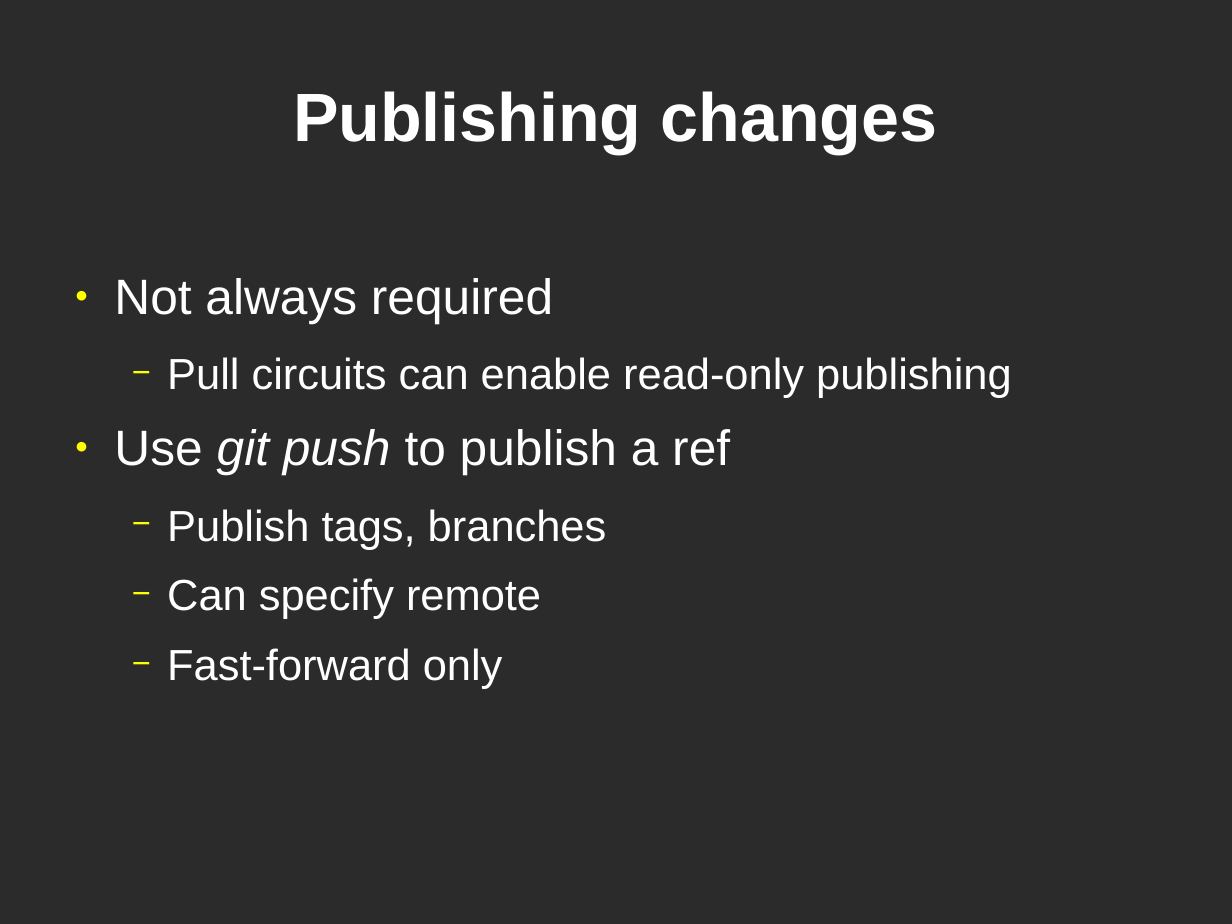
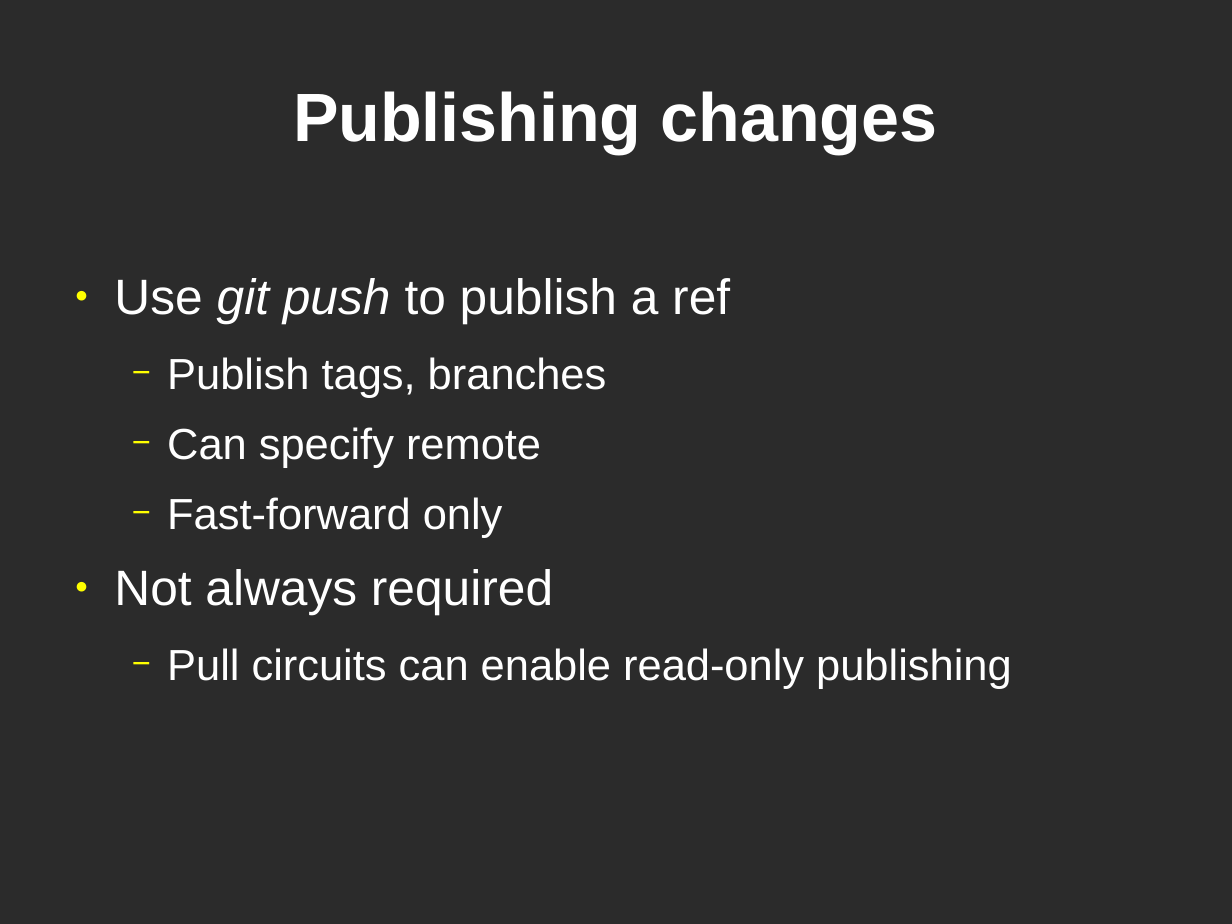
Before and after one commit to bjc/dvcs-git-slides, a slide deck: slide 17 of git.odp. Drawn at 1232x924 pixels with LibreOffice and Linux fonts; fonts in the diff are those of the drawing; background and template pictures are left out; a plain dark background stands for a picture behind light text. Boxes give left, top, right and bottom in pixels: in the first picture for what was removed or moved away, otherwise in the second. Text is boxed around its words. In the diff, an @@ line names an element or a change of style, - is before the commit and + after.

Commit message:
Small style changes.

```diff
--- a/git.odp
+++ b/git.odp
@@ text at bbox=[114, 278, 1012, 398]: paragraphs removed @@
-● Not always required
-  − Pull circuits can enable read-only publishing
@@ text at bbox=[114, 569, 1012, 689]: paragraphs added @@
+● Not always required
+  − Pull circuits can enable read-only publishing
```
Also in this commit, not shown: 1 other slide changed.
